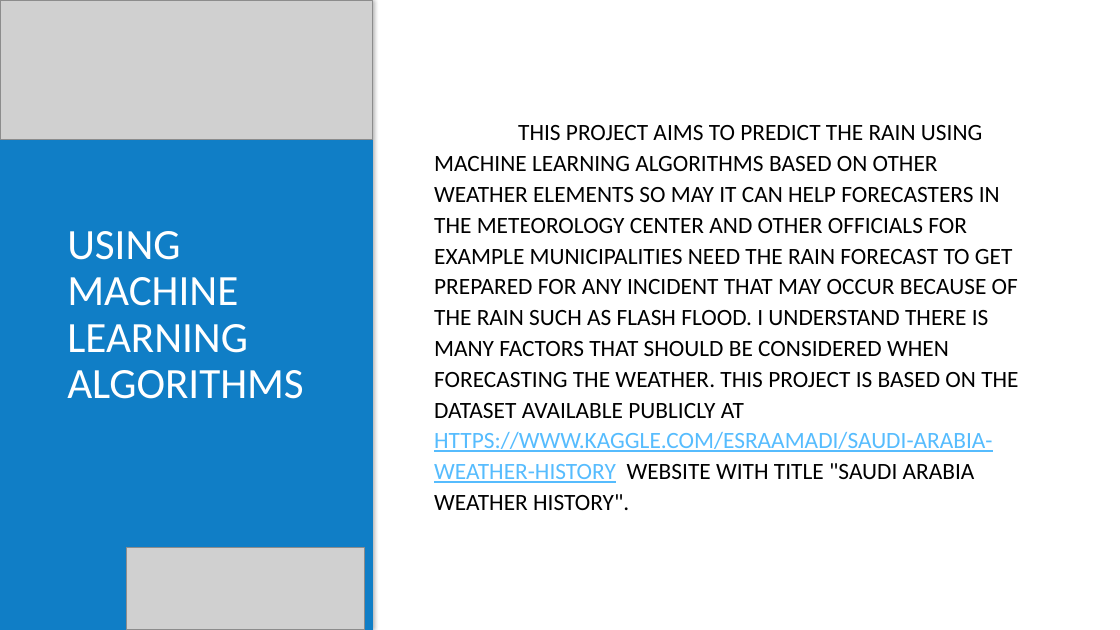
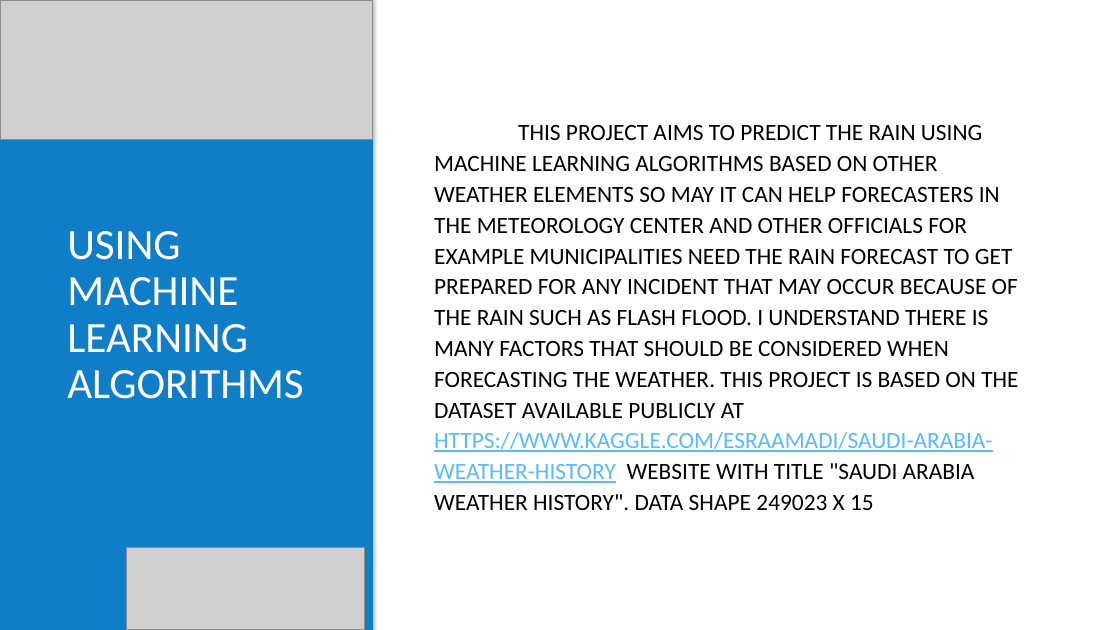
Before and after one commit to naiforfi/Bootcamp_repo, a slide deck: slide 3 of Final_project/Presentation.pptx. Drawn at 1120x630 pixels with LibreOffice and Linux fonts; fonts in the diff are those of the drawing; grey boxes stand for pictures; background and template pictures are left out. Boxes give left, top, right and bottom in pixels: in the first picture for what was removed or moved away, otherwise in the second. Text is boxed around its words. In the diff, an @@ line names an element or a change of style, - is before the commit and + after.

```diff
--- a/Final_project/Presentation.pptx
+++ b/Final_project/Presentation.pptx
@@ text at [434, 125, 1018, 510]: text changed @@
-THIS PROJECT AIMS TO PREDICT THE RAIN USING MACHINE LEARNING ALGORITHMS BASED ON OTHER WEATHER ELEMENTS SO MAY IT CAN HELP FORECASTERS IN THE METEOROLOGY CENTER AND OTHER OFFICIALS FOR EXAMPLE MUNICIPALITIES NEED THE RAIN FORECAST TO GET PREPARED FOR ANY INCIDENT THAT MAY OCCUR BECAUSE OF THE RAIN SUCH AS FLASH FLOOD. I UNDERSTAND THERE IS MANY FACTORS THAT SHOULD BE CONSIDERED WHEN FORECASTING THE WEATHER. THIS PROJECT IS BASED ON THE DATASET AVAILABLE PUBLICLY AT HTTPS://WWW.KAGGLE.COM/ESRAAMADI/SAUDI-ARABIA-WEATHER-HISTORY WEBSITE WITH TITLE "SAUDI ARABIA WEATHER HISTORY".
+THIS PROJECT AIMS TO PREDICT THE RAIN USING MACHINE LEARNING ALGORITHMS BASED ON OTHER WEATHER ELEMENTS SO MAY IT CAN HELP FORECASTERS IN THE METEOROLOGY CENTER AND OTHER OFFICIALS FOR EXAMPLE MUNICIPALITIES NEED THE RAIN FORECAST TO GET PREPARED FOR ANY INCIDENT THAT MAY OCCUR BECAUSE OF THE RAIN SUCH AS FLASH FLOOD. I UNDERSTAND THERE IS MANY FACTORS THAT SHOULD BE CONSIDERED WHEN FORECASTING THE WEATHER. THIS PROJECT IS BASED ON THE DATASET AVAILABLE PUBLICLY AT HTTPS://WWW.KAGGLE.COM/ESRAAMADI/SAUDI-ARABIA-WEATHER-HISTORY WEBSITE WITH TITLE "SAUDI ARABIA WEATHER HISTORY". DATA SHAPE 249023 X 15
```
Also in this commit, not shown: 1 other file.
